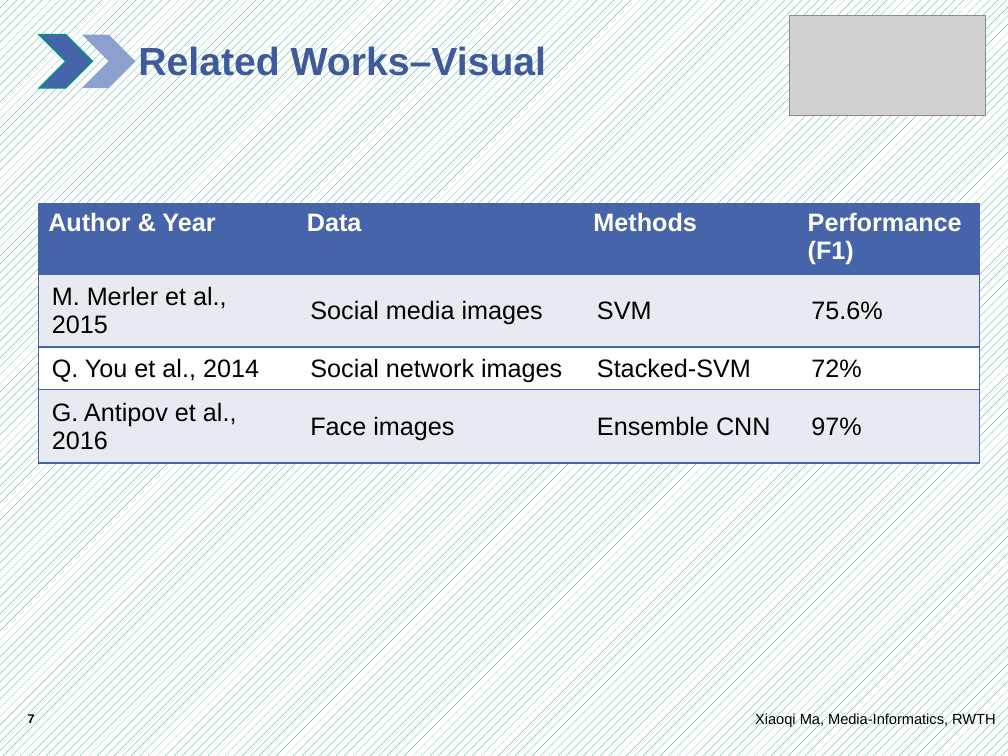
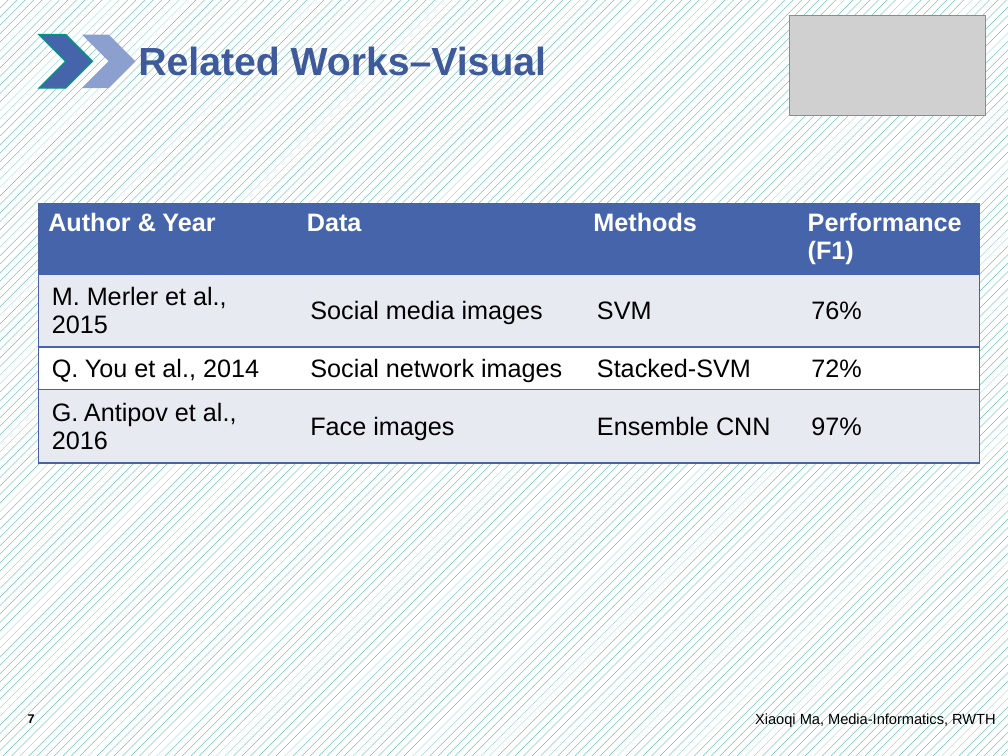
Before and after one commit to XiaoqiMa/Semenar, a slide deck: slide 7 of gender_detection_on_the_web_final.pptx. Drawn at 1008x756 pixels with LibreOffice and Linux fonts; fonts in the diff are those of the drawing; grey boxes stand for pictures; background and template pictures are left out. Boxes give left, top, right and bottom in pixels: in the first picture for what was removed or moved away, otherwise in the second. Text is boxed around its words. In the diff, an @@ line names an element or a change of style, - is before the commit and + after.

```diff
--- a/gender_detection_on_the_web_final.pptx
+++ b/gender_detection_on_the_web_final.pptx
@@ table at [38,204,980,464] @@
-row 2, column 4: 75.6%
+row 2, column 4: 76%
```
Also in this commit, not shown: 5 other slides changed, 1 other file.
